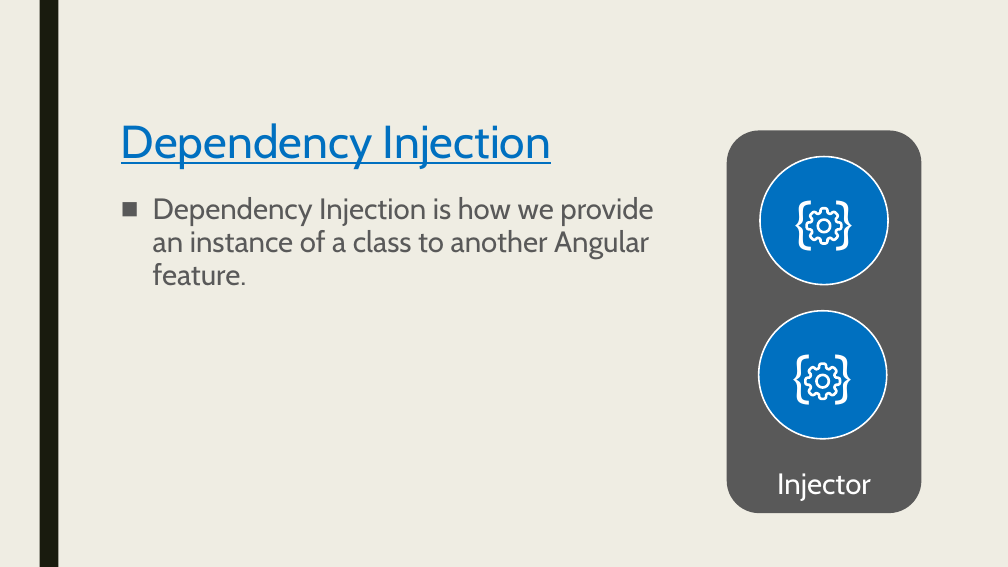
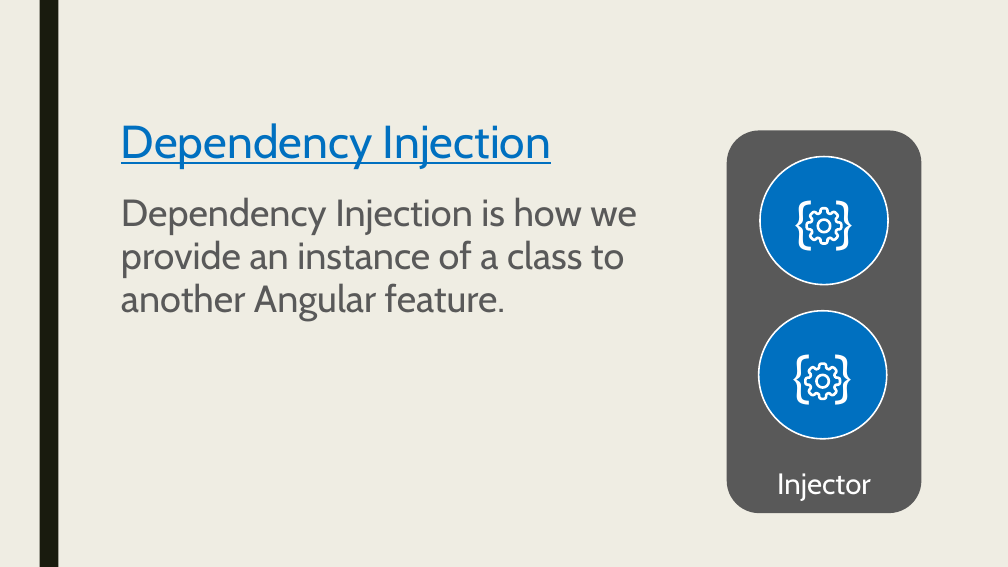
Before and after one commit to pkyurkchiev/mean-stack, a slide deck: slide 43 of presentations/angular2.pptx (slide 32 before the commit). Drawn at 1008x567 pixels with LibreOffice and Linux fonts; fonts in the diff are those of the drawing. Boxes give left, top, right and bottom in pixels: in the first picture for what was removed or moved away, otherwise in the second. Text is boxed around its words. In the diff, an @@ line names an element or a change of style, - is before the commit and + after.

Commit message:
change on angular present...

```diff
--- a/presentations/angular2.pptx
+++ b/presentations/angular2.pptx
@@ text "Dependency Injection is how we ..." at (121,197,637,321): size 28 to 36 pt; bullet ■ to none @@
```
Also in this commit, not shown: 18 slides added, 5 slides removed.
